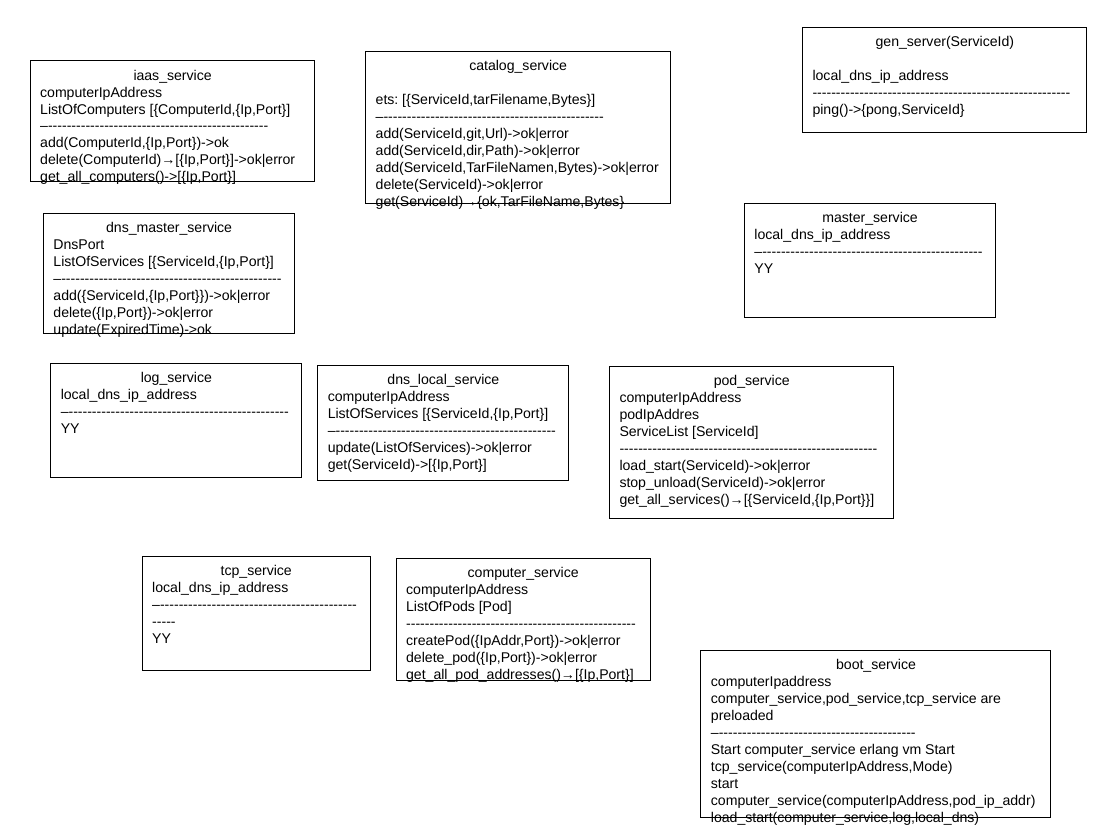
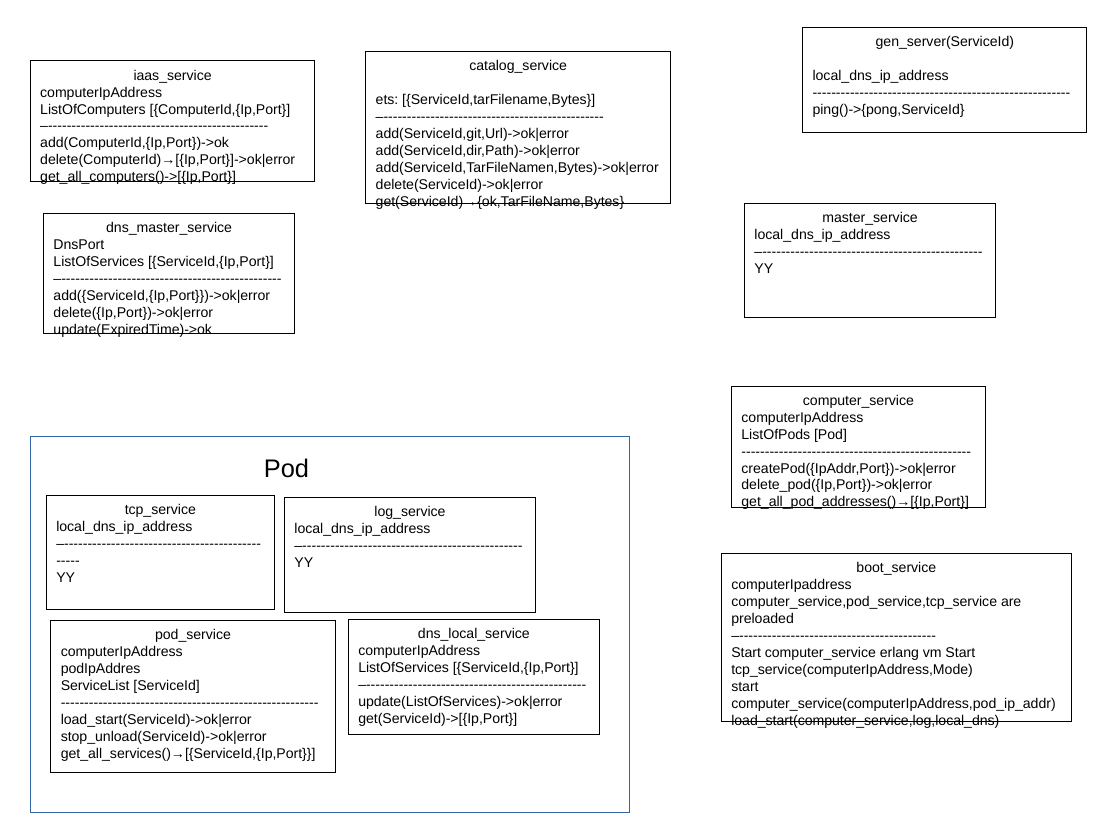
Before and after one commit to joq62/d, a slide deck: slide 4 of Jml.spec.odp (slide 3 before the commit). Drawn at 1120x840 pixels with LibreOffice and Linux fonts; fonts in the diff are those of the drawing. Boxes give left, top, right and bottom in pixels: in the first picture for what was removed or moved away, otherwise in the second. Text is boxed around its words. In the diff, an @@ line names an element or a change of style, - is before the commit and + after.

```diff
--- a/Jml.spec.odp
+++ b/Jml.spec.odp
@@ rectangle "computer_service": place and size @@
-rectangle "computer_service" at (396, 559, 650, 681)
+rectangle "computer_service" at (732, 386, 986, 508)
@@ rectangle added at (30, 437, 630, 813), outline #3465A4 0 pt @@
@@ text added at (264, 458, 309, 478), 18 pt, text #000000 @@
+Pod
@@ rectangle "tcp_service": place and size @@
-rectangle "tcp_service" at (142, 556, 370, 671)
+rectangle "tcp_service" at (47, 495, 274, 610)
@@ rectangle "log_service": place and size @@
-rectangle "log_service" at (51, 363, 302, 478)
+rectangle "log_service" at (285, 498, 536, 613)
@@ rectangle "boot_service": place and size @@
-rectangle "boot_service" at (701, 650, 1051, 818)
+rectangle "boot_service" at (722, 554, 1071, 722)
@@ rectangle "pod_service": place and size @@
-rectangle "pod_service" at (610, 367, 894, 518)
+rectangle "pod_service" at (51, 621, 335, 772)
@@ rectangle "dns_local_service": place and size @@
-rectangle "dns_local_service" at (318, 366, 569, 481)
+rectangle "dns_local_service" at (349, 620, 600, 735)
```
Also in this commit, not shown: 1 other slide changed, 3 slides added, 6 other files.
